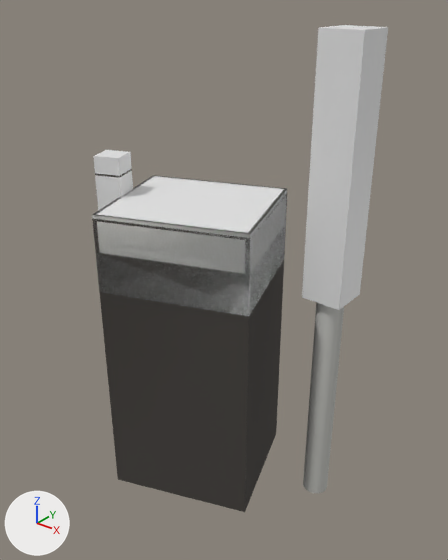
The glTF model public/assets/sitios/faro-de-teno.glb, before and after one commit.
Both versions are drawn from a 50 mm lens placed at (26.3, -50.0, 23.6), pointed at (-10.8, -3.6, -5.1). The axes (+X, +Y, +Z) are drawn at lower left. The lights are the same throughout. The first picture is the older version. Where no turn or scale is listed for an object, it has been applied to the vertices. Vertices at exactly the same position are counted once.

Objects in the first picture: 'bulto-casa', 'bulto-torre', 'bulto-torre-vieja', 'sitio'.
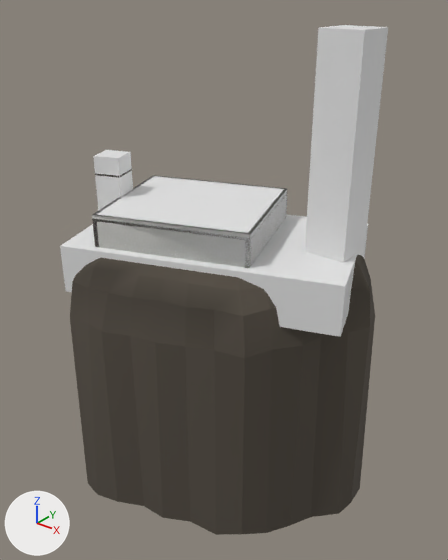
Where the change shows, as pixel boxes (x1, y1, x2, y2) in the pictures (448 x 560 px; the box of a moved part takes in the faces that stretch with it):
'sitio', reshaped: before (92, 169, 344, 512); after (70, 169, 375, 535)
'bulto-penasco', added: after (60, 214, 368, 337)
part 1 of me_sitio, added: after (70, 255, 375, 535)
part 2 of me_sitio, moved or reshaped (not visible afterwards): before (96, 224, 286, 512)
part 3 of me_sitio, recoloured: before (95, 192, 344, 512); after (95, 189, 288, 268)

What changed in the scene script:
```text
Change me_sitio:
    used by ob_sitio; location = (0.0, 0.0, 0.0)
    remove me_sitio.from_pydata(...)  # 867 vertices, 1496 faces; spans x -24.1..2.1, y -13.9..4.7, z -30.0..20.0
    add me_sitio.from_pydata(...)  # 1031 vertices, 1790 faces; spans x -28.0..4.6, y -17.0..8.5, z -30.0..20.0
    me_sitio part 1: a new loose piece of 161 vertices spanning x -28.0..4.6, y -17.0..8.5, z -30.0..0.0, in mat_faro
    me_sitio part 2
    2 vertices are removed from x -23.4..-4.3, y -8.7..-1.1, z -1.9..-1.7
    33 faces are deleted
    7 vertices in x -23.8..-3.9, y -8.5..4.6, z -1.9..-1.0 move by (0.0, 0.0, -1.2)
    4 vertices in x -23.6..-8.6, y -9.3..4.7, z -1.8..-1.0 move by (0.0, 0.0, -1.1)
    5 vertices are added at (-18.8, -13.9, -1.6), (-18.3, -13.8, -1.5), (-4.3, -8.7, -3.0), (-23.4, -1.1, -2.9), (-18.9, -13.5, -1.6)
    39 new faces join them
    me_sitio part 3: 179 kept faces spanning x -23.8..1.4, y -13.9..4.7, z -30.0..8.2 get new vertex colours; the middle colour goes from light grey #bfbfba to light grey #c1c1bc
Add me_bulto_penasco:
    me_bulto_penasco.from_pydata([(-10.4, -12.3, -5.0), (15.9, -2.7, -5.0), (10.4, 12.3, -5.0), (-15.9, 2.7, -5.0), (-10.4, -12.3, 0.0), (15.9, -2.7, 0.0), (10.4, 12.3, 0.0), (-15.9, 2.7, 0.0)], [], [(0, 3, 2), (0, 2, 1), (4, 5, 6), (4, 6, 7), (0, 1, 5), (0, 5, 4), (1, 2, 6), (1, 6, 5), (2, 3, 7), (2, 7, 6), (3, 0, 4), (3, 4, 7)])
Add ob_bulto_penasco:
    ob_bulto_penasco = bpy.data.objects.new('bulto-penasco', me_bulto_penasco)
    ob_bulto_penasco.location = (-11.2, -3.7, 0.0)
```
